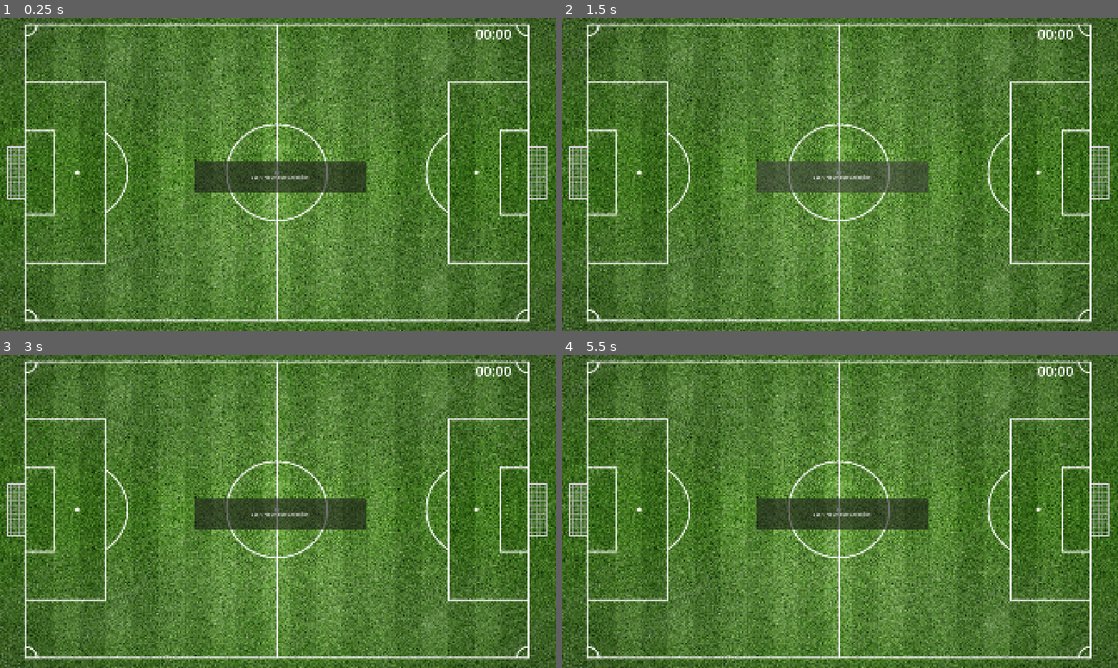
Above: before the commit, frames 1-4 (two rows, left to right).
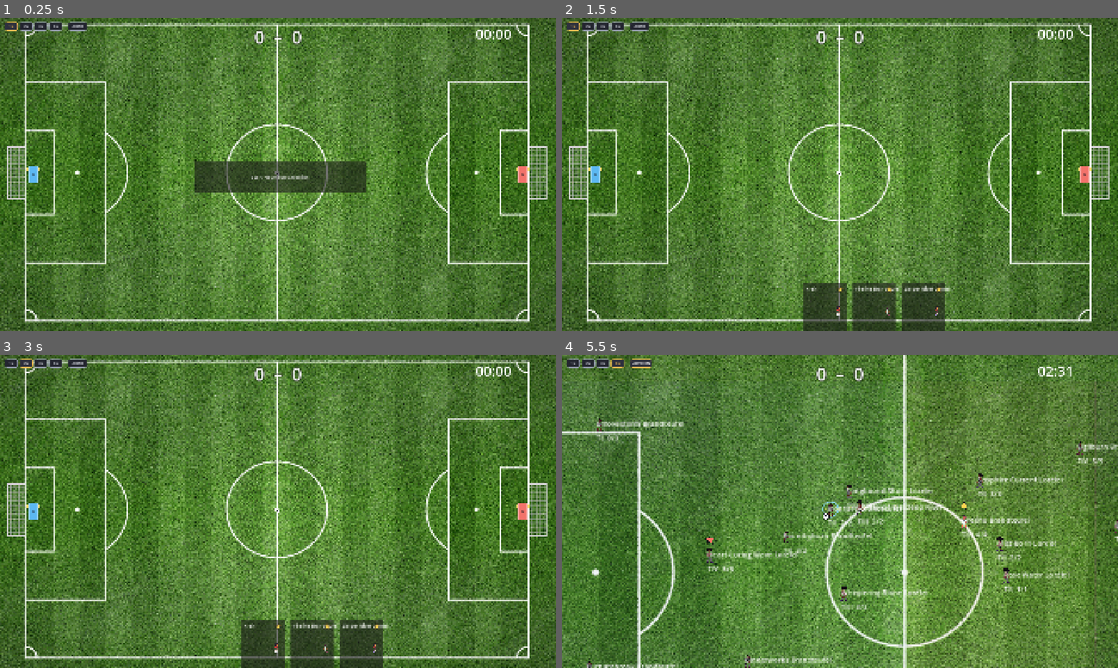
Above: after the commit, the same moments.

Repository: SchwartzAnthony/project_sb
Game: Godot game, scene res://src/formations/main_scene.tscn
Two runs of this game, one before a commit and one after it. Both use one fixed random seed, a clock stepped at 60 frames per second and the inputs below. This scene is started directly instead of the project's main scene.
Inputs (mouse positions are in pixels of both pictures, inside the frame that each line leads up to):
- Up to frame 1 (0.25 s): no input
- Up to frame 2 (1.5 s): click "Start Playmaker Selection" at 0.5 s; click (840, 177) at 1.25 s, where only the run before the commit has a clickable "Start Playmaker Selection"
- Up to frame 3 (3 s): click (11, 364) at 2 s, where only the run after the commit has a clickable "1x"; click (27, 364) at 2.75 s, where only the run after the commit has a clickable "2x"
- Up to frame 4 (5.5 s): click (600, 364) at 3.5 s, where only the run after the commit has a clickable "4x"; click (617, 364) at 4.25 s, where only the run after the commit has a clickable "8x"; click (639, 364) at 5 s, where only the run after the commit has a clickable "AUTO"

The runs differ from the first frame. In frame 1, 0.7% of the frame differs, in the area x 0-96%, y 1-53%; in frame 2, 7.3%; in frame 3, 7.4%; in frame 4, 58%, in the area x 0-100%, y 0-100%.
Error before the commit: Parse Error: Expected indented block after "if" block. (res://src/formations/main_scene.gd:697)

Commit message:
Audio changes

Diff:
--- a/src/formations/main_scene.gd
+++ b/src/formations/main_scene.gd
@@ -694,29 +694,32 @@
 		state.set_flag(MatchStatsScreen.REPLAY_FLAG, false)
 		replaying = true
 		current_fixture = season.previous(state)
+
 		if not current_fixture.is_empty():
 			# THE TEAM COLUMN WINS. A fixture that names a team gets that team's
-	# class and that team's cards; one that does not falls back to Class,
-	# which is what every fixture did before Teams.csv existed.
-	enemy_team = {}
-	var team_id := String(current_fixture.get("team", "")).strip_edges()
-	if team_id != "":
-		enemy_team = TeamDB.get_db().find(team_id)
-		if enemy_team.is_empty():
-			push_warning("[teams] Season.csv fixture '%s' names team '%s', which is not in Teams.csv. Falling back to the Class column."
-				% [current_fixture["id"], team_id])
-
-	forced_enemy_class = String(current_fixture["class"]).strip_edges()
-	if not enemy_team.is_empty():
-		var team_class := String(enemy_team["class"]).strip_edges()
-		if team_class != "":
-			forced_enemy_class = team_class
-		print("[teams] Facing %s — power %d, %d named card(s)." % [
-			enemy_team["name"], TeamDB.get_db().rated_power(enemy_team),
-			(enemy_team["cards"] as Array).size()])
+			# class and that team's cards; one that does not falls back to Class,
+			# which is what every fixture did before Teams.csv existed.
+			enemy_team = {}
+			var team_id := String(current_fixture.get("team", "")).strip_edges()
+			if team_id != "":
+				enemy_team = TeamDB.get_db().find(team_id)
+				if enemy_team.is_empty():
+					push_warning("[teams] Season.csv fixture '%s' names team '%s', which is not in Teams.csv. Falling back to the Class column."
+						% [current_fixture["id"], team_id])
+
+			forced_enemy_class = String(current_fixture["class"]).strip_edges()
+			if not enemy_team.is_empty():
+				var team_class := String(enemy_team["class"]).strip_edges()
+				if team_class != "":
+					forced_enemy_class = team_class
+				print("[teams] Facing %s — power %d, %d named card(s)." % [
+					enemy_team["name"], TeamDB.get_db().rated_power(enemy_team),
+					(enemy_team["cards"] as Array).size()])
+
 			print("[season] Rerunning %s as a friendly. Nothing will be recorded."
 				% current_fixture["opponent"])
 			return
+
 		print("[season] Nothing to rerun — playing the next fixture instead.")
 
 	current_fixture = season.current(state)
Binary file removed: data/Audio.Bus.translation
Binary file removed: data/Audio.Fade.translation
Binary file removed: data/Audio.Loop.translation
Binary file removed: data/Audio.Match.translation
Binary file removed: data/Audio.Notes.translation
Binary file removed: data/Audio.Requires.translation
Binary file removed: data/Audio.Sound.translation
Binary file removed: data/Audio.Volume.translation
Binary file removed: data/Audio.When.translation
Not shown, changed: data/Audio.csv.import
Binary file removed: data/BasicEnemyTeam.Artwork.translation
Binary file removed: data/BasicEnemyTeam.Attack.translation
(and 33 more such lines)
